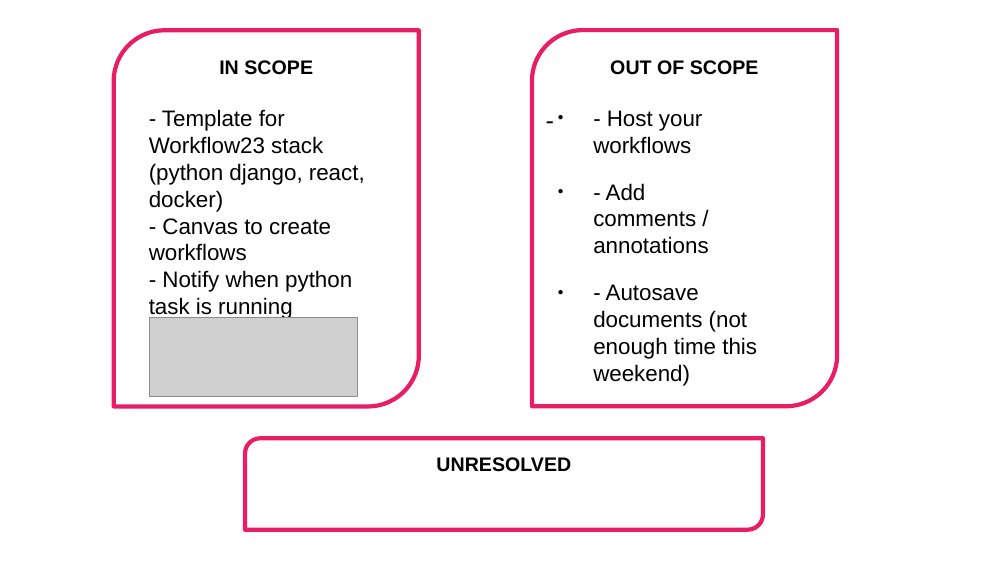
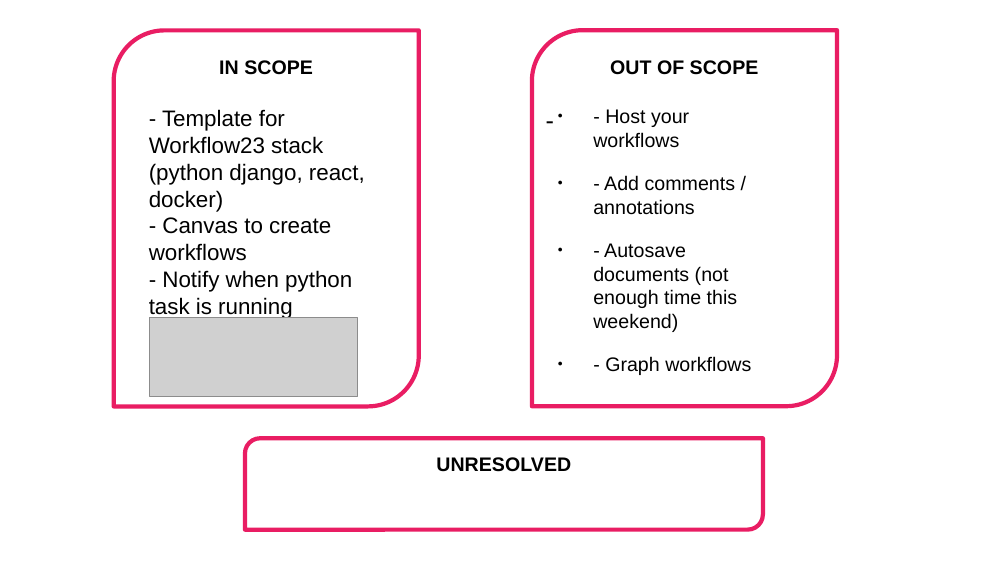
Before and after one commit to Yinnerston/workflow23, a slide deck: slide 8 of Inception Deck - Workflow23.pptx. Drawn at 1008x567 pixels with LibreOffice and Linux fonts; fonts in the diff are those of the drawing; grey boxes stand for pictures. Boxes give left, top, right and bottom in pixels: in the first picture for what was removed or moved away, otherwise in the second. Text is boxed around its words. In the diff, an @@ line names an element or a change of style, - is before the commit and + after.

```diff
--- a/Inception Deck - Workflow23.pptx
+++ b/Inception Deck - Workflow23.pptx
@@ text at <box>593,109,738,332</box>: size 16 to 14 pt in "- Host your workflows", "- Add comments / annotations", "- Autosave documents (not enough time this ..." @@
@@ text at <box>605,356,751,375</box>: paragraph added @@
+● - Graph workflows
```
Also in this commit, not shown: 15 other files.
